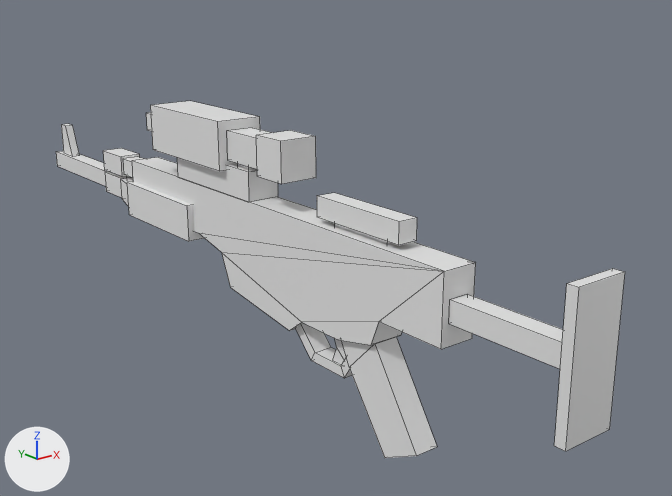
Renders of the Blender file resources/models/blasters/a280c/A280C.blend from each side of a commit.
Rendered twice from a 50 mm camera at (-3.8, -4.79, 2.59) aimed at (0.56, 0.66, 0.41). The axes (+X, +Y, +Z) are drawn at lower left. The lights are the same throughout. Mesh edges are drawn as thin lines. Materials are left out; every surface is plain grey.

Names of what the first picture shows: 'barrel', 'base_gun', 'scope'.
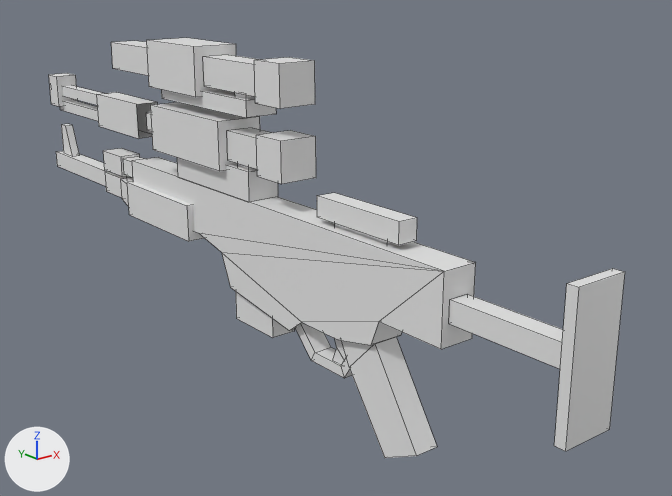
Pixel boxes (x1, y1, x2, y2) of what changed, in the pictures (672 x 496 px):
'extended_scope', shown: after (111, 38, 315, 118)
'dual_barrel', shown: after (49, 73, 157, 138)
'magazine', shown: after (236, 292, 294, 338)

The change, as a diff of the scene's bpy script:
```diff
--- a/resources/models/blasters/a280c/A280C.blend.py
+++ b/resources/models/blasters/a280c/A280C.blend.py
@@ ob_dual_barrel @@
 ob_dual_barrel.location = (0.0, 0.0, 0.6)
-ob_dual_barrel.hide_set(True)
@@ ob_magazine @@
 ob_magazine.location = (0.0, 0.0, 0.6)
-ob_magazine.hide_set(True)
@@ ob_extended_scope @@
 ob_extended_scope.location = (-0.076, 5.479, -1.571)
-ob_extended_scope.hide_set(True)
```
